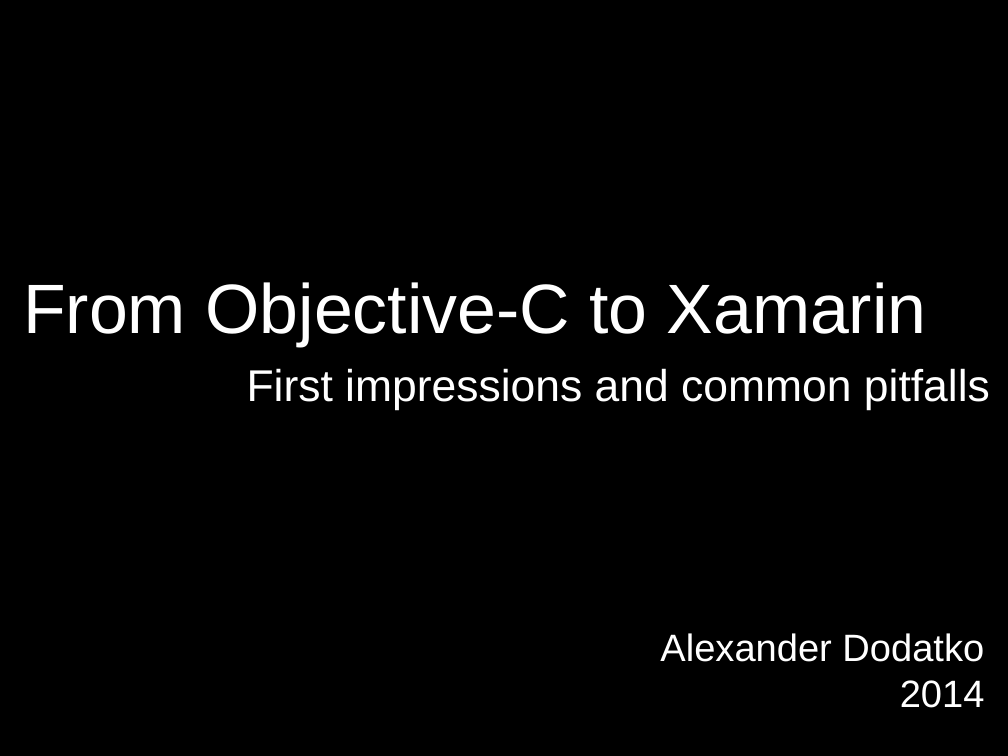
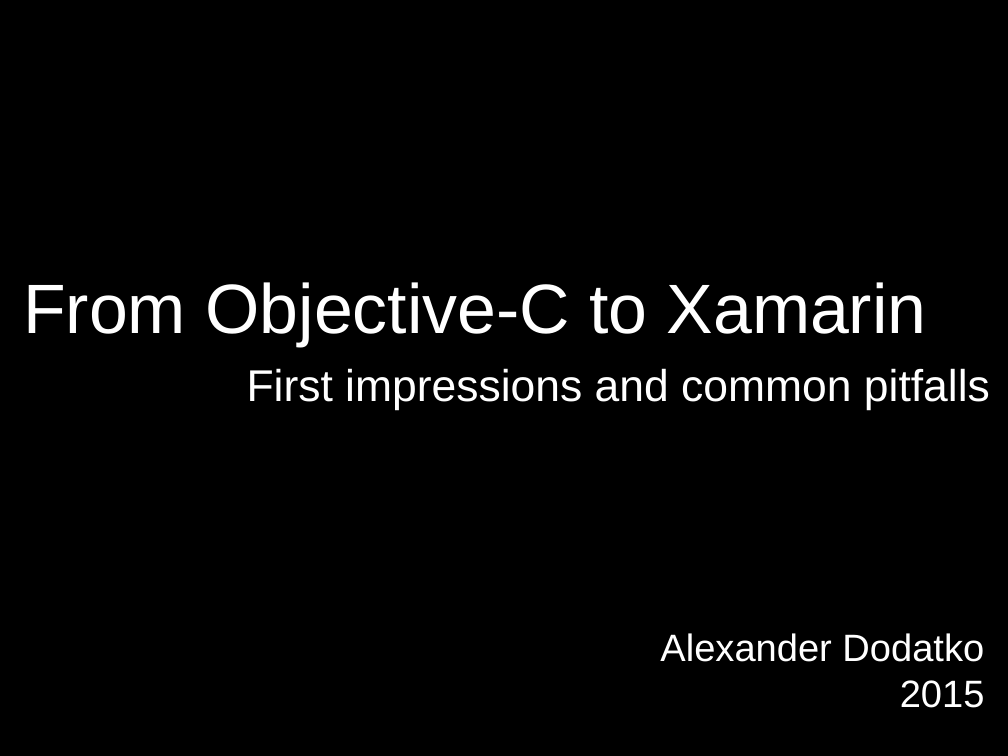
Before and after one commit to dodikk/xamarin-intro-slides, a slide deck: slide 1 of XamarinIntro.odp. Drawn at 1008x756 pixels with LibreOffice and Linux fonts; fonts in the diff are those of the drawing. Boxes give left, top, right and bottom in pixels: in the first picture for what was removed or moved away, otherwise in the second. Text is boxed around its words. In the diff, an @@ line names an element or a change of style, - is before the commit and + after.

```diff
--- a/XamarinIntro.odp
+++ b/XamarinIntro.odp
@@ text at (900, 680, 985, 708): text changed @@
-2014
+2015
```
Also in this commit, not shown: 2 other slides changed, 1 other file.
